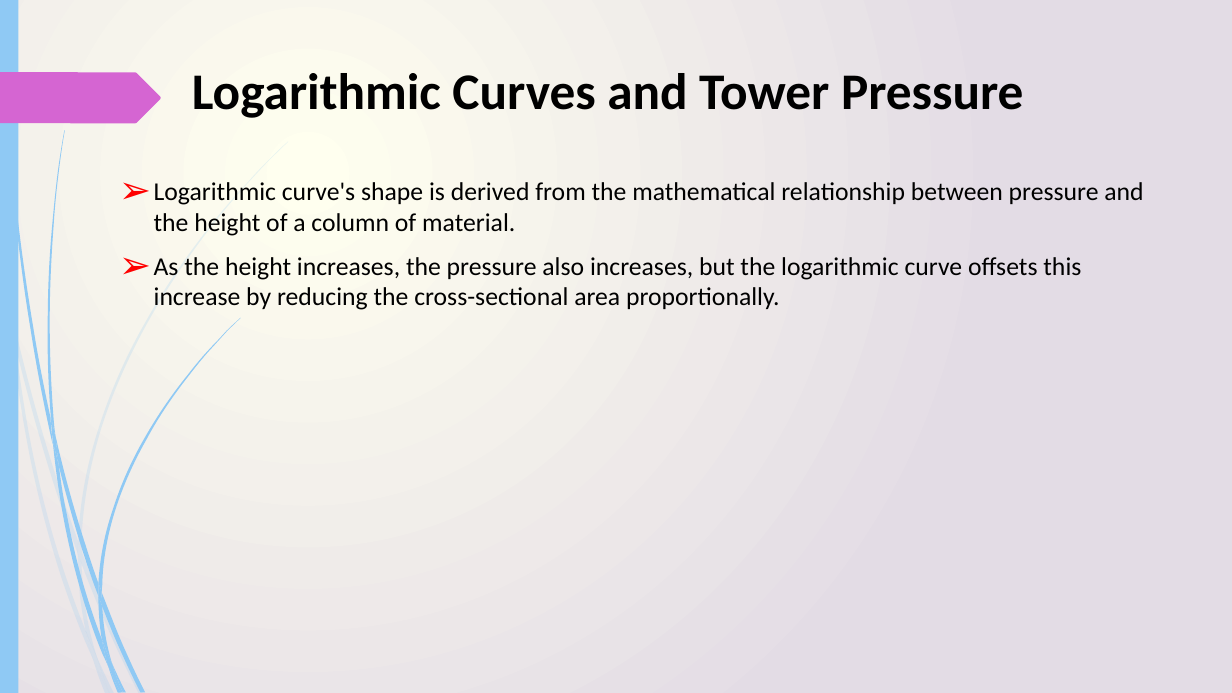
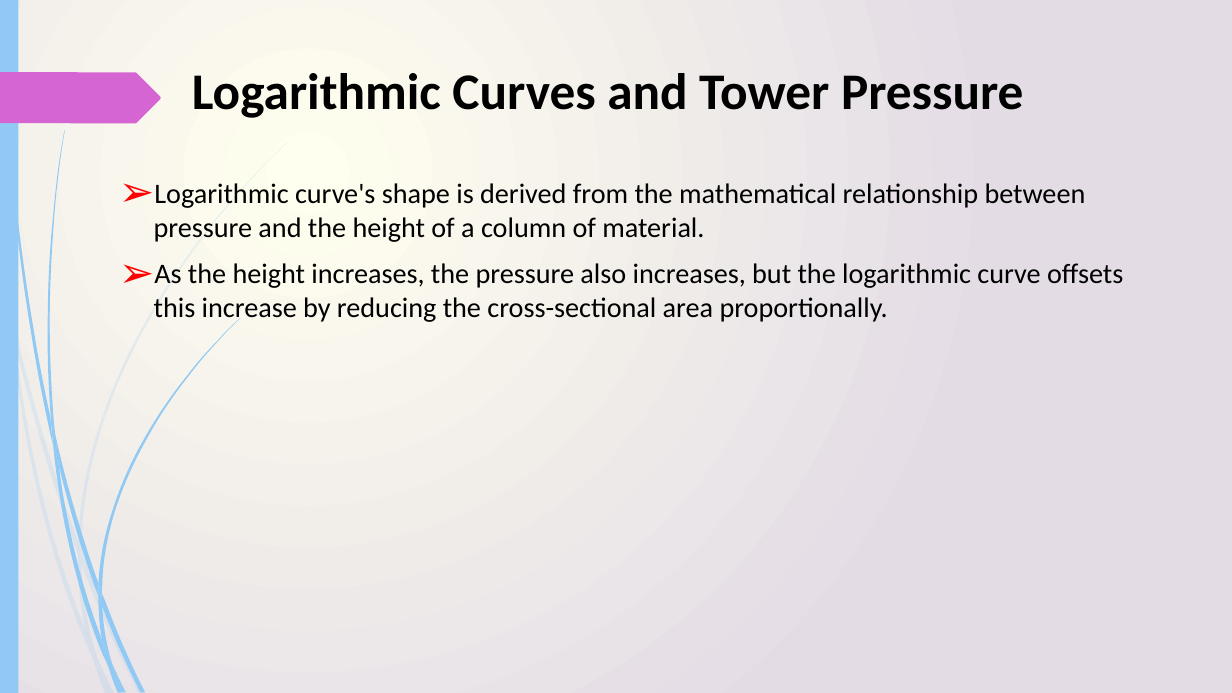
Before and after one commit to JYOTHY-DAS/Data-Analysis-Slides, a slide deck: slide 7 of Logarithmic curves.pptx (slide 2 before the commit). Drawn at 1232x693 pixels with LibreOffice and Linux fonts; fonts in the diff are those of the drawing. Boxes give left, top, right and bottom in pixels: in the first picture for what was removed or moved away, otherwise in the second. Text is boxed around its words. In the diff, an @@ line names an element or a change of style, - is before the commit and + after.

```diff
--- a/Logarithmic curves.pptx
+++ b/Logarithmic curves.pptx
@@ text "Logarithmic curve's shape is derived ..." at [154,183,1123,324]: size 20 to 22 pt @@
```
Also in this commit, not shown: 2 other slides changed, 10 slides added.
